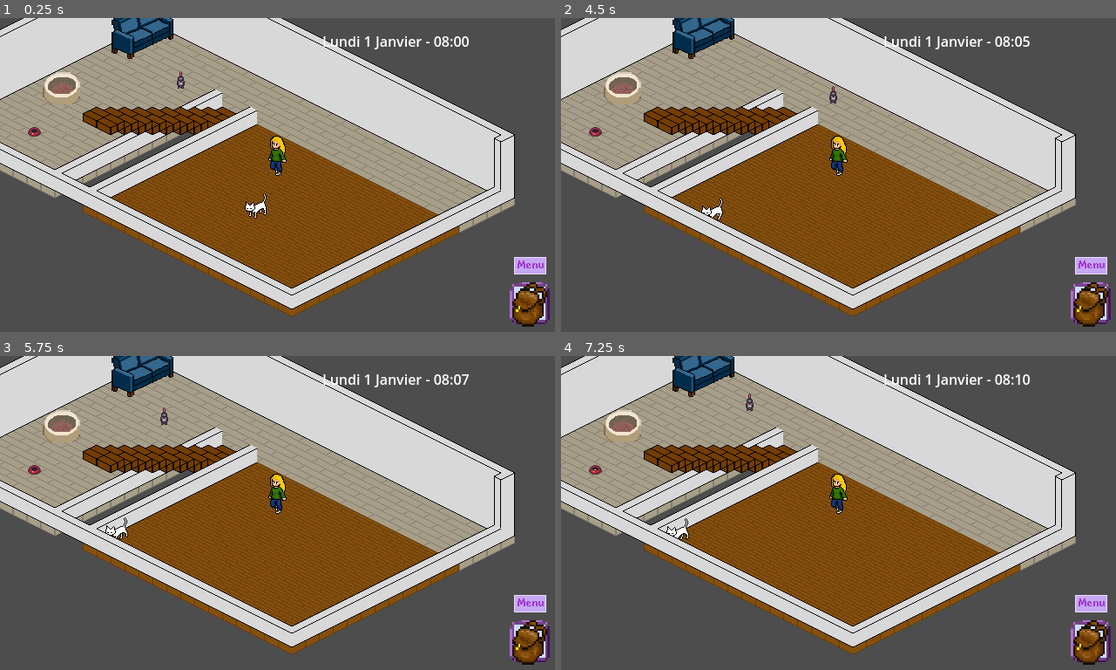
Above: before the commit, frames 1-4 (two rows, left to right).
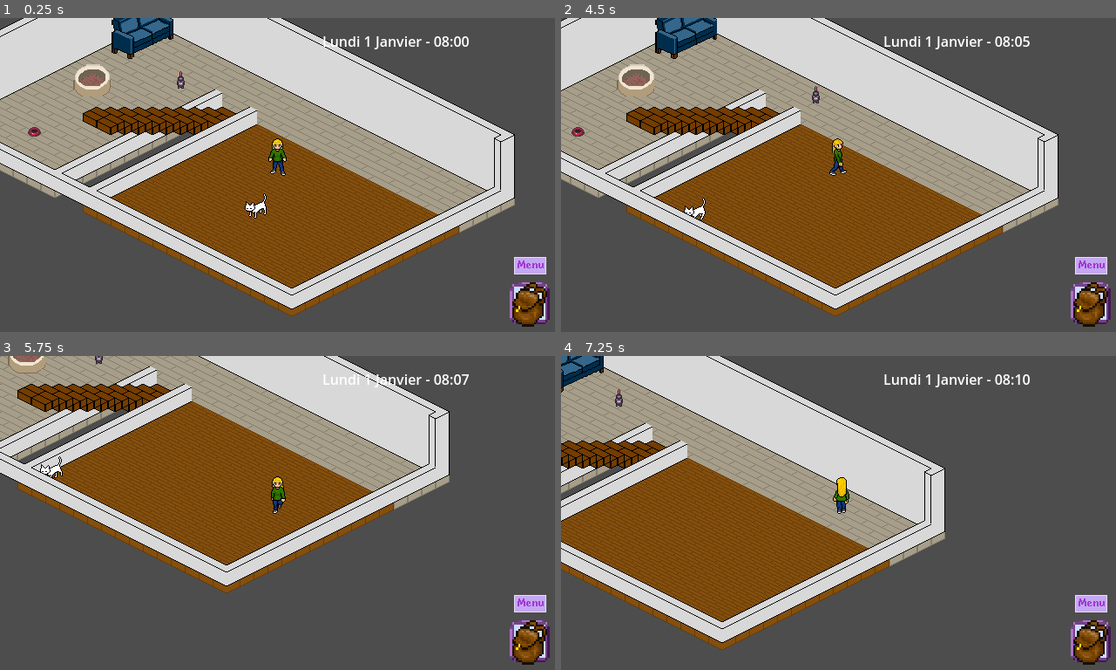
Above: after the commit, the same moments.

Repository: MiskinKho/nouveau-Le-J
Game: Godot game, scene res://Scène/Monde.tscn
Two runs of this game, one before a commit and one after it. Both use one fixed random seed, a clock stepped at 60 frames per second and the inputs below.
Inputs (mouse positions are in pixels of both pictures, inside the frame that each line leads up to):
- Up to frame 1 (0.25 s): no input
- Up to frame 2 (4.5 s): click (1088, 306) at 0.5 s; click (733, 149) at 1.27 s; click "Fermer" at 2 s; click "Menu" at 2.75 s; click "Reprendre" at 3.5 s; tap Enter (ui_accept) at 4.25 s; move the mouse to (727, 222) at 4.27 s; hold Right (ui_right) from 4.28 s (still down); click (727, 222) at 4.42 s
- Up to frame 3 (5.75 s): tap Enter (ui_accept) at 4.52, 5.27 s; move the mouse to (227, 425) at 5.02 s; release Right (ui_right) at 5.03 s; hold Down (ui_down) from 5.03 s (still down); click (227, 425) at 5.17 s
- Up to frame 4 (7.25 s): move the mouse to (594, 469) at 5.77 s; release Down (ui_down) at 5.78 s; hold Right (ui_right) 5.78-6.53 s; click (594, 469) at 5.92 s; move the mouse to (721, 399) at 6.52 s; hold Up (ui_up) from 6.53 s (still down); click (721, 399) at 6.67 s; tap Enter (ui_accept) at 6.77 s

The runs differ from the first frame. In frame 1, 1.1% of the frame differs, in the area x 7-52%, y 14-51%; in frame 2, 28%; in frame 3, 49%; in frame 4, 59%, in the area x 0-93%, y 0-95%.

Commit message:
Bug souris corriger, Chat -> PNJ

Diff:
--- a/Script/Monde.gd
+++ b/Script/Monde.gd
@@ -63,7 +63,7 @@
 
 func _on_creature_cliquee(creature):
 	$Ui_Combat.chat_node = $Chat
-	$Ui_Combat.afficher_auto($Chat.stats, creature.stats, creature)
+	$Ui_Combat.afficher_auto($Chat.stats, creature.stats.combat, creature)
 
 func _on_hud_chat_visible(visible: bool, cible):
 	var hud = $UI_HUD
--- a/Script/Personnage/Animaux_Sauvages.gd
+++ b/Script/Personnage/Animaux_Sauvages.gd
@@ -16,16 +16,7 @@
 	add_to_group("creatures_sauvages")
 	$Zone_Click.input_event.connect(_on_click)
 
-	if stats == null:
-		stats = Creature.new()
-		stats.combat = Stats_Combat.new()
-		stats.combat.nom = "Souris"
-		stats.combat.pv_max = 20
-		stats.combat.pv_actuel = 20
-		stats.combat.force = 5
-		stats.combat.defense = 2
-		stats.combat.agilite = 8
-		stats.combat.precision = 8
+
 
 func _physics_process(delta):
 	temps_changement -= delta
--- a/Script/Personnage/Character_body_2d.gd
+++ b/Script/Personnage/Character_body_2d.gd
@@ -3,18 +3,14 @@
 
 @onready var sprite: AnimatedSprite2D = $AnimatedSprite2D
 @export var stats: Creature
-
 @export var speed := 100.0
-
 var last_dir := "S"
 var en_combat := false
 var en_attaque = false
 var menu_ouvert := false
 var en_repositionnement := false
 
-func _play_idle(dir: String = "") -> void:
-	if dir == "":
-		dir = last_dir
+func _play_idle(dir: String = "S") -> void:
 	var anim_name := "Idle " + dir
 	if sprite.animation != anim_name:
 		sprite.play(anim_name)
--- a/Script/Personnage/Chat.gd
+++ b/Script/Personnage/Chat.gd
@@ -14,10 +14,13 @@
 signal chat_clique
 
 func _ready():
+
 	add_to_group("chats")
 	$ZoneClick.input_event.connect(_on_click)
 	$ZoneClick.mouse_exited.connect(_on_survol_entrer)
 	$ZoneClick.mouse_entered.connect(_on_survol_sortir)
+	if stats == null:
+		stats = Creature.new()
 
 func _on_survol_entrer():
 	modulate = Color(1.5, 1.5, 1.5)
--- a/Script/Personnage/Etats/Etat/Etat_Dormir.gd
+++ b/Script/Personnage/Etats/Etat/Etat_Dormir.gd
@@ -1,22 +1,24 @@
 extends State
-
 func enter() -> void:
 	personnage._play_idle()
+
 
 func update(delta: float) -> void:
 	personnage.velocity = Vector2.ZERO
 	personnage.move_and_slide()
-
 	var seuil = 33.0
 	var bonus = 1.0
-	if personnage.coussin and not personnage.epuise and personnage.coussin.stats_chat:
+	if personnage.coussin and personnage.coussin.stats_chat:
 		seuil = personnage.coussin.stats_chat.quantite_max_regeneration
 		bonus = personnage.coussin.stats_chat.vitesse_regeneration
 
+	if personnage.epuise:
 		personnage.stats.bien_etre.energie = min(seuil, personnage.stats.bien_etre.energie + delta * bonus)
+
 	if personnage.stats.bien_etre.energie >= seuil:
 		personnage.epuise = false
 		personnage.state_machine._changer_etat("Idle")
 
+
 func exit() -> void:
 	pass
--- a/Script/Personnage/Joueur.gd
+++ b/Script/Personnage/Joueur.gd
@@ -4,6 +4,7 @@
 @onready var pas_bois: AudioStreamPlayer2D = $AudioListener2D
 @export var tilemap_sol: TileMapLayer
 @export var chat: CharacterBody2D
+
 
 var etage := 0:
 	set(value):
--- a/Scène/Animaux_Sauvages.tscn
+++ b/Scène/Animaux_Sauvages.tscn
@@ -1,7 +1,17 @@
-[gd_scene load_steps=5 format=3 uid="uid://bsk8qi0jv2f4"]
+[gd_scene load_steps=7 format=3 uid="uid://bsk8qi0jv2f4"]
 
 [ext_resource type="Script" path="res://Script/Personnage/Animaux_Sauvages.gd" id="1_oti65"]
+[ext_resource type="Script" path="res://Script/Player_Stats.gd" id="2_786hu"]
 [ext_resource type="Texture2D" uid="uid://tb8jymgty0pg" path="res://Asset/Souris/Souris.png" id="2_pcutq"]
+
+[sub_resource type="Resource" id="Resource_k2cip"]
+script = ExtResource("2_786hu")
+pv_max = 100
+vie_actuelle = 100
+force = 200
+agilite = 10
+precision = 10
+defense = 5
 
 [sub_resource type="CapsuleShape2D" id="CapsuleShape2D_kdmjf"]
 radius = 5.0
@@ -12,6 +22,7 @@
 
 [node name="Animaux_Sauvages" type="CharacterBody2D"]
 script = ExtResource("1_oti65")
+stats = SubResource("Resource_k2cip")
 
 [node name="Sprite2D" type="Sprite2D" parent="."]
 texture = ExtResource("2_pcutq")
--- a/Scène/LEJ.tscn
+++ b/Scène/LEJ.tscn
@@ -1,11 +1,9 @@
-[gd_scene load_steps=89 format=3 uid="uid://ier1pwmxrxs1"]
+[gd_scene load_steps=85 format=3 uid="uid://ier1pwmxrxs1"]
 
 [ext_resource type="Script" path="res://Script/Personnage/Character_body_2d.gd" id="1_6hd5l"]
 [ext_resource type="Texture2D" uid="uid://bg3nie7msjxsl" path="res://Asset/Le J/IDLE/Le J E.png" id="2_3xemt"]
 [ext_resource type="Texture2D" uid="uid://b0vjx22d0a6q5" path="res://Asset/Le J/ATK/ATK SE.png" id="2_t0rnj"]
-[ext_resource type="Script" path="res://Script/Player_Stats.gd" id="3_eqa2f"]
 [ext_resource type="Texture2D" uid="uid://cwmo8ns4bks2t" path="res://Asset/Le J/WALK/Le J-Walk-SO.png" id="3_ghaet"]
-[ext_resource type="Script" path="res://Script/Personnage/Stats_Personnage.gd" id="3_l3v2i"]
 [ext_resource type="Texture2D" uid="uid://dlaf3o6i3e07i" path="res://Asset/Le J/IDLE/Le J N.png" id="3_pniv6"]
 [ext_resource type="Texture2D" uid="uid://cuamp2reek8fh" path="res://Asset/Le J/WALK/Le J Walk NE.png" id="3_qui7i"]
 [ext_resource type="Texture2D" uid="uid://dx7cj35rfvmax" path="res://Asset/Le J/IDLE/Le J NE.png" id="4_a33yg"]
@@ -22,22 +20,6 @@
 [ext_resource type="Script" path="res://Script/Camera_2d.gd" id="17_1beq6"]
 [ext_resource type="AudioStream" uid="uid://cj7ehpkfaj3ha" path="res://Asset/Son/PasBois.ogg" id="18_abwss"]
 
-[sub_resource type="Resource" id="Resource_c4lbr"]
-script = ExtResource("3_eqa2f")
-pv_max = 100
-vie_actuelle = 100
-force = 200
-agilite = 10
-precision = 10
-defense = 5
-
-[sub_resource type="Resource" id="Resource_058rl"]
-script = ExtResource("3_l3v2i")
-nom = "Chat"
-race = "Commun"
-competences = []
-stats = SubResource("Resource_c4lbr")
-
 [sub_resource type="CircleShape2D" id="CircleShape2D_2yedh"]
 radius = 7.0
 
@@ -570,7 +552,6 @@
 [node name="CharacterBody2D2" type="CharacterBody2D"]
 motion_mode = 1
 script = ExtResource("1_6hd5l")
-stats = SubResource("Resource_058rl")
 
 [node name="CollisionShape2D" type="CollisionShape2D" parent="."]
 position = Vector2(-1, -5)
--- a/Scène/Monde.tscn
+++ b/Scène/Monde.tscn
@@ -1,10 +1,10 @@
-[gd_scene load_steps=64 format=4 uid="uid://ojg2v4525vj3"]
+[gd_scene load_steps=63 format=4 uid="uid://ojg2v4525vj3"]
 
 [ext_resource type="Script" path="res://Script/Monde.gd" id="1_w6god"]
 [ext_resource type="PackedScene" uid="uid://ier1pwmxrxs1" path="res://Scène/LEJ.tscn" id="2_fj0d0"]
+[ext_resource type="Script" path="res://Script/Personnage/Joueur.gd" id="3_ag5h0"]
 [ext_resource type="TileSet" uid="uid://utiuvvyxup8x" path="res://Tileset/Sol.tres" id="3_arxu3"]
 [ext_resource type="PackedScene" uid="uid://t558g0tsuuel" path="res://Scène/Chat.tscn" id="3_ubxcc"]
-[ext_resource type="Script" path="res://Script/Player_Stats.gd" id="3_x51ex"]
 [ext_resource type="Script" path="res://Script/Personnage/Stats/Stats_Bien_Etre.gd" id="3_xd10i"]
 [ext_resource type="Script" path="res://Script/Personnage/Stats_Personnage.gd" id="5_7t486"]
 [ext_resource type="TileSet" uid="uid://d1hnqknfk2ki0" path="res://Tileset/Mur2.tres" id="5_m5ndx"]
@@ -755,25 +755,15 @@
 agilite = 10
 precision = 10
 
-[sub_resource type="Resource" id="Resource_c7pxj"]
-script = ExtResource("3_x51ex")
-pv_max = 100
-vie_actuelle = 100
-force = 200
-agilite = 10
-precision = 10
-defense = 5
-
-[sub_resource type="Resource" id="Resource_wes7b"]
+[sub_resource type="Resource" id="Resource_3goss"]
 script = ExtResource("5_7t486")
 nom = "Chat"
 race = "Commun"
-combat = SubResource("Resource_lilks")
-bien_etre = SubResource("Resource_woco0")
+combat = SubResource("Resource_flxsc")
+bien_etre = SubResource("Resource_72den")
 competences = []
-stats = SubResource("Resource_c7pxj")
-
-[sub_resource type="Resource" id="Resource_wwsxc"]
+
+[sub_resource type="Resource" id="Resource_cjlqv"]
 script = ExtResource("21_w1ifc")
 nom = ""
 niveau = 1
@@ -826,10 +816,13 @@
 script = ExtResource("1_w6god")
 metadata/_edit_lock_ = true
 
-[node name="Joueur" parent="." instance=ExtResource("2_fj0d0")]
+[node name="Joueur" parent="." node_paths=PackedStringArray("tilemap_sol", "chat") instance=ExtResource("2_fj0d0")]
 y_sort_enabled = true
 position = Vector2(657, 398)
-stats = SubResource("Resource_i8c3f")
+script = ExtResource("3_ag5h0")
+tilemap_sol = NodePath("../Etage 0/Sol")
+chat = NodePath("../Chat")
+stats = SubResource("Resource_808po")
 
 [node name="Etage 0" type="Node2D" parent="."]
 y_sort_enabled = true
@@ -850,6 +843,7 @@
 tile_set = SubResource("TileSet_vl6ef")
 
 [node name="FauxEtage" type="Node2D" parent="."]
+visible = false
 z_index = 1
 y_sort_enabled = true
 
@@ -884,6 +878,7 @@
 tile_set = ExtResource("5_m5ndx")
 
 [node name="Etage 1" type="Node2D" parent="."]
+visible = false
 visibility_layer = 2
 y_sort_enabled = true
 
@@ -1013,11 +1008,11 @@
 position = Vector2(632, 457)
 gamelle = NodePath("../Gamelle")
 coussin = NodePath("../Coussin")
-stats = SubResource("Resource_wes7b")
+stats = SubResource("Resource_3goss")
 
 [node name="Animaux_Sauvages" parent="." instance=ExtResource("20_4bgbo")]
 position = Vector2(567, 289)
-stats = SubResource("Resource_pwygw")
+stats = SubResource("Resource_jhvmv")
 
 [node name="Gamelle" parent="." instance=ExtResource("20_qmcaj")]
 position = Vector2(376, 346)
@@ -1029,7 +1024,7 @@
 position = Vector2(501, 248)
 
 [node name="Coussin" parent="." instance=ExtResource("25_porcf")]
-position = Vector2(408, 307)
+position = Vector2(443, 298)
 stats_chat = SubResource("Resource_0dpj1")
 
 [node name="Ui_Combat" type="CanvasLayer" parent="." node_paths=PackedStringArray("joueur", "chat_node", "monde")]
Not shown: 5 places in Scène/Monde.tscn that only renumber resources
